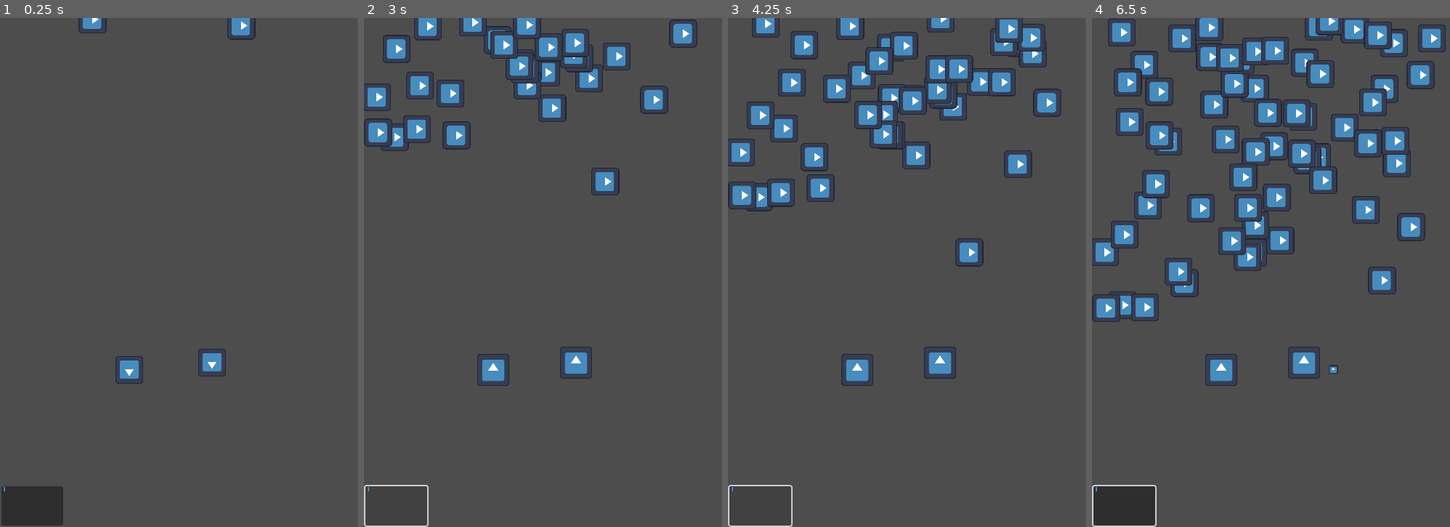
Above: before the commit, frames 1-4 (left to right).
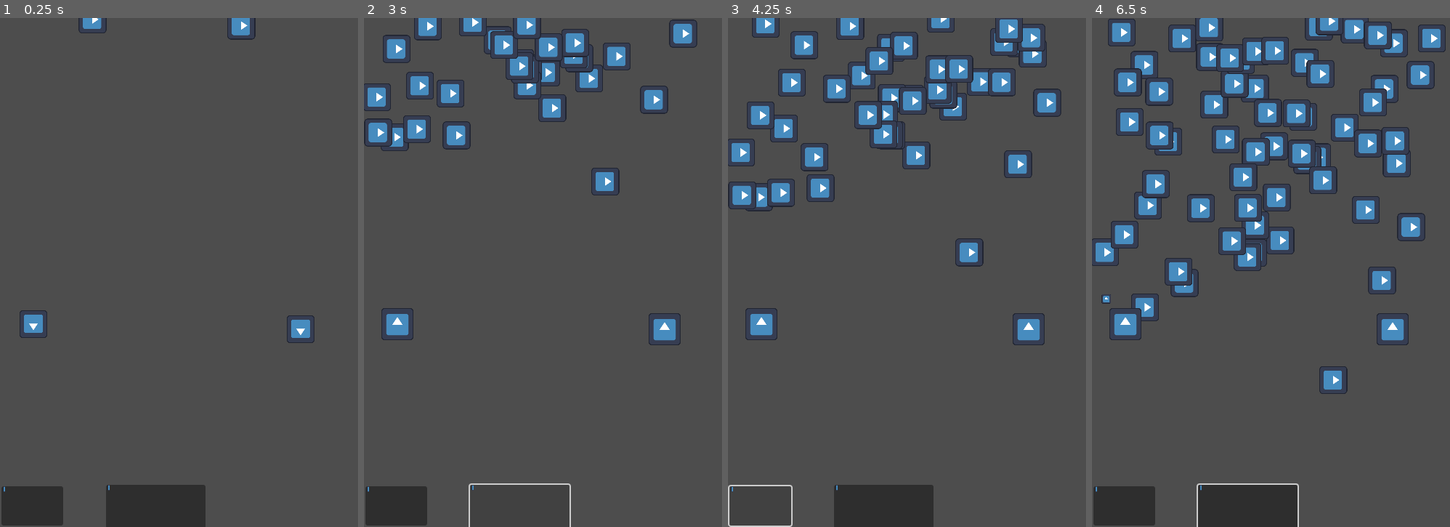
Above: after the commit, the same moments.

Repository: Chet-afk/tower-def
Game: Godot game, scene res://main.tscn
The game is run twice, just before and just after one commit, with the same random seed, the same clock (stepped at 60 frames per second) and the same inputs. The engine's default icon, where the game draws it, is replaced by a stand-in: a white triangle on a blue panel in a dark square.
Inputs (mouse positions are in pixels of both pictures, inside the frame that each line leads up to; where the layout moved, square brackets give the same spot in the first picture):
- Up to frame 1 (0.25 s): no input
- Up to frame 2 (3 s): click (521, 506) [396, 506] at 0.5 s; click (396, 506) at 1.25 s; click (396, 506) at 2 s; click (521, 506) [396, 506] at 2.75 s
- Up to frame 3 (4.25 s): click (760, 506) at 3.5 s
- Up to frame 4 (6.5 s): click (1249, 506) [1124, 506] at 4.25 s; move the mouse to (1303, 364) at 5.02 s; press the mouse at (1303, 364) at 5.03 s; move the mouse to (1220, 369) at 5.77 s; release the mouse at (1220, 369) at 5.78 s; click (1220, 369) at 5.85 s

The runs differ from the first frame. In frame 1, 3.2% of the frame differs, in the area x 5-88%, y 57-100%; in frame 2, 1.6%; in frame 3, 3.6%; in frame 4, 4.5%, in the area x 0-89%, y 53-100%.

Commit message:
Tower swapping works

Diff:
--- a/tower_def/UI/tower_spawner.tscn
+++ b/tower_def/UI/tower_spawner.tscn
@@ -1,14 +1,12 @@
-[gd_scene load_steps=4 format=3 uid="uid://dre5btxi6etgh"]
+[gd_scene load_steps=3 format=3 uid="uid://dre5btxi6etgh"]
 
 [ext_resource type="Script" path="res://UI/tower_spawner.gd" id="1_s4jc3"]
-[ext_resource type="PackedScene" uid="uid://bkvuyohk73tvt" path="res://Units/short_rangeunit.tscn" id="2_xh87c"]
 [ext_resource type="Texture2D" uid="uid://ci5bdk1igpd3" path="res://Sprites/icon.svg" id="3_a1pw4"]
 
 [node name="tower_spawner" type="Button"]
 offset_right = 8.0
 offset_bottom = 8.0
 script = ExtResource("1_s4jc3")
-unit = ExtResource("2_xh87c")
 
 [node name="Sprite2D" type="Sprite2D" parent="."]
 position = Vector2(4, 4)
--- a/tower_def/Units/PlayerUnit.gd
+++ b/tower_def/Units/PlayerUnit.gd
@@ -99,8 +99,8 @@
 	if in_placeable_area:
 		var new_placer = snappable_area.get_parent()
 		self.set_global_position(new_placer.get_global_position())
+
 		# swap the towers
-		#TODO Test this, cant test since not instantiated with a placer node
 		if new_placer.is_holding():
 			# Set the new placement values to the unit
 			var swap_unit = new_placer.unit
--- a/tower_def/main.tscn
+++ b/tower_def/main.tscn
@@ -1,10 +1,12 @@
-[gd_scene load_steps=7 format=3 uid="uid://ymnccg0mpo1e"]
+[gd_scene load_steps=9 format=3 uid="uid://ymnccg0mpo1e"]
 
 [ext_resource type="Script" path="res://main.gd" id="1_txsfw"]
 [ext_resource type="PackedScene" uid="uid://d3kmj55i1xx7f" path="res://UI/menu.tscn" id="1_uuig7"]
 [ext_resource type="PackedScene" uid="uid://c88jauj4dh3im" path="res://Units/enemy.tscn" id="2_fj7eb"]
 [ext_resource type="PackedScene" uid="uid://obndp0uxr3fg" path="res://Units/placement.tscn" id="3_24vqi"]
 [ext_resource type="PackedScene" uid="uid://dre5btxi6etgh" path="res://UI/tower_spawner.tscn" id="5_5ytty"]
+[ext_resource type="PackedScene" uid="uid://c8aew0avw85ej" path="res://Units/player_unit.tscn" id="5_uvvqn"]
+[ext_resource type="PackedScene" uid="uid://bkvuyohk73tvt" path="res://Units/short_rangeunit.tscn" id="6_13h1d"]
 
 [sub_resource type="Curve2D" id="Curve2D_1kf2a"]
 _data = {
@@ -20,10 +22,10 @@
 visible = false
 
 [node name="Placement3" parent="." instance=ExtResource("3_24vqi")]
-position = Vector2(292, 474)
+position = Vector2(414, 428)
 
 [node name="Placement2" parent="." instance=ExtResource("3_24vqi")]
-position = Vector2(178, 484)
+position = Vector2(46, 421)
 
 [node name="SpawnPath" type="Path2D" parent="."]
 curve = SubResource("Curve2D_1kf2a")
@@ -40,5 +42,13 @@
 offset_top = 644.0
 offset_right = 87.0
 offset_bottom = 698.0
+unit = ExtResource("6_13h1d")
+
+[node name="tower_spawner2" parent="." instance=ExtResource("5_5ytty")]
+offset_left = 146.0
+offset_top = 642.0
+offset_right = 283.0
+offset_bottom = 702.0
+unit = ExtResource("5_uvvqn")
 
 [connection signal="timeout" from="MobSpawn" to="." method="_on_mob_spawn_timeout"]
